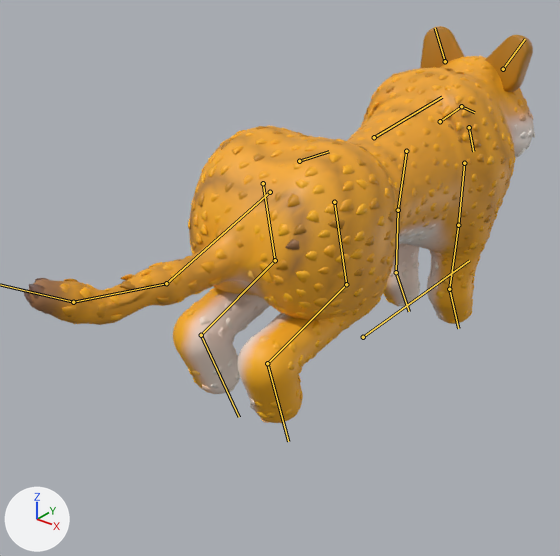
A saved change to the glTF model game/art/models/tiger.glb.
Before and after are seen from a camera (50 mm lens) standing at (1.4, -2.27, 1.75) and looking at (-0.17, -0.3, 0.53). Every picture has the same lights, and +X, +Y and +Z are marked at lower left. The picture after the commit comes second. Both versions are drawn at frame 9 of the action 'victory'; the numbers are the values there. The bones that bend it are drawn over the model as lines.

In view in the first picture: 'tiger_movie'.
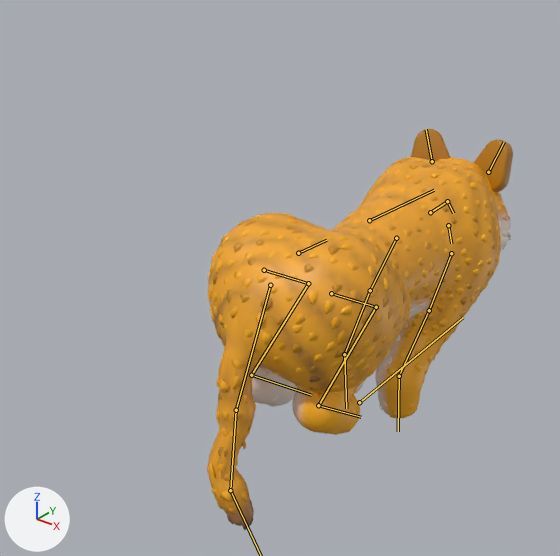
Location of each change, [x1, y1, x2, y2] in pixels of the pictures (560 x 556 px):
'tiger_movie', posed (40% narrower): before [24, 26, 535, 423]; after [207, 129, 513, 530]
bone 'root', root to tip: before (363, 337) to (469, 260); after (359, 402) to (463, 317)
bone 'chest', root to tip: before (374, 137) to (442, 97); after (369, 220) to (434, 190)
bone 'neck', root to tip: before (440, 121) to (461, 106); after (430, 212) to (447, 201)
bone 'head', root to tip: before (461, 106) to (474, 112); after (447, 201) to (453, 213)
bone 'jaw', root to tip: before (469, 127) to (473, 151); after (448, 225) to (451, 243)
bone 'ear.L', root to tip: before (445, 61) to (435, 28); after (432, 161) to (426, 129)
bone 'ear.R', root to tip: before (503, 69) to (525, 39); after (488, 172) to (504, 142)
bone 'fl_upper.L', root to tip: before (406, 151) to (398, 210); after (396, 238) to (370, 290)
bone 'fl_lower.L', root to tip: before (398, 210) to (396, 272); after (370, 290) to (344, 354)
bone 'fl_foot.L', root to tip: before (396, 272) to (409, 311); after (344, 354) to (346, 408)
bone 'fl_upper.R', root to tip: before (464, 163) to (458, 225); after (451, 253) to (429, 310)
bone 'fl_lower.R', root to tip: before (458, 225) to (449, 289); after (429, 310) to (399, 376)
bone 'fl_foot.R', root to tip: before (449, 289) to (458, 328); after (399, 376) to (398, 431)
bone 'tail1', root to tip: before (270, 192) to (166, 283); after (270, 285) to (236, 410)
bone 'tail2', root to tip: before (166, 283) to (73, 302); after (236, 410) to (230, 490)
bone 'hl_upper.L', root to tip: before (263, 183) to (275, 260); after (264, 270) to (308, 283)
bone 'hl_lower.L', root to tip: before (275, 260) to (201, 335); after (308, 283) to (251, 375)
bone 'hl_foot.L', root to tip: before (201, 335) to (239, 417); after (251, 375) to (311, 395)
bone 'hl_upper.R', root to tip: before (334, 202) to (346, 284); after (331, 293) to (376, 307)
bone 'hl_lower.R', root to tip: before (346, 284) to (267, 363); after (376, 307) to (318, 405)
bone 'hl_foot.R', root to tip: before (267, 363) to (288, 441); after (318, 405) to (361, 417)

What the commit changed:
Bone 'root' (bone_root) moves from (0.0, 0.0, 0.209) to (0.0, 0.0, -0.1).
Bone 'chest' (bone_chest) turns from (0, 0, 0) to (-8, 0, 0) degrees about its own x, y and z.
Bone 'neck' (bone_neck) turns from (-12, 0, 0) to (-13, 0, 5) degrees about its own x, y and z.
Bone 'head' (bone_head) turns from (8, 0, 0) to (0, 0, 3) degrees about its own x, y and z.
Bone 'jaw' (bone_jaw) turns from (-21, 0, 0) to (0, 0, 0) degrees about its own x, y and z.
Bone 'ear.L' (bone_ear_l) turns from (-11, 0, 10) to (0, 0, 4) degrees about its own x, y and z.
Bone 'ear.R' (bone_ear_r) turns from (-11, 0, -14) to (0, 0, 0) degrees about its own x, y and z.
Bone 'fl_upper.L' (bone_fl_upper_l) turns from (20, 0, 0) to (-11, 0, 0) degrees about its own x, y and z.
Bone 'fl_lower.L' (bone_fl_lower_l) turns from (-28, 0, 0) to (-30, 0, 0) degrees about its own x, y and z.
Bone 'fl_foot.L' (bone_fl_foot_l) turns from (-12, 0, 0) to (6, 0, 0) degrees about its own x, y and z.
Bone 'fl_upper.R' (bone_fl_upper_r) turns from (20, 0, 0) to (-11, 0, 0) degrees about its own x, y and z.
Bone 'fl_lower.R' (bone_fl_lower_r) turns from (-28, 0, 0) to (-30, 0, 0) degrees about its own x, y and z.
Bone 'fl_foot.R' (bone_fl_foot_r) turns from (-12, 0, 0) to (6, 0, 0) degrees about its own x, y and z.
Bone 'tail1' (bone_tail1) turns from (-20, 0, 12) to (17, 0, 0) degrees about its own x, y and z.
Bone 'tail2' (bone_tail2) turns from (-20, 0, 11) to (17, 0, -9) degrees about its own x, y and z.
Bone 'tail3' (bone_tail3) turns from (-20, 0, 11) to (17, 0, -23) degrees about its own x, y and z.
Bone 'hl_upper.L' (bone_hl_upper_l) turns from (-16, 0, 0) to (30, 0, 0) degrees about its own x, y and z.
Bone 'hl_lower.L' (bone_hl_lower_l) turns from (-12, 0, 0) to (-40, 0, 0) degrees about its own x, y and z.
Bone 'hl_foot.L' (bone_hl_foot_l) turns from (16, 0, 0) to (30, 0, 0) degrees about its own x, y and z.
Bone 'hl_upper.R' (bone_hl_upper_r) turns from (-16, 0, 0) to (30, 0, 0) degrees about its own x, y and z.
Bone 'hl_lower.R' (bone_hl_lower_r) turns from (-12, 0, 0) to (-40, 0, 0) degrees about its own x, y and z.
Bone 'hl_foot.R' (bone_hl_foot_r) turns from (16, 0, 0) to (30, 0, 0) degrees about its own x, y and z.
